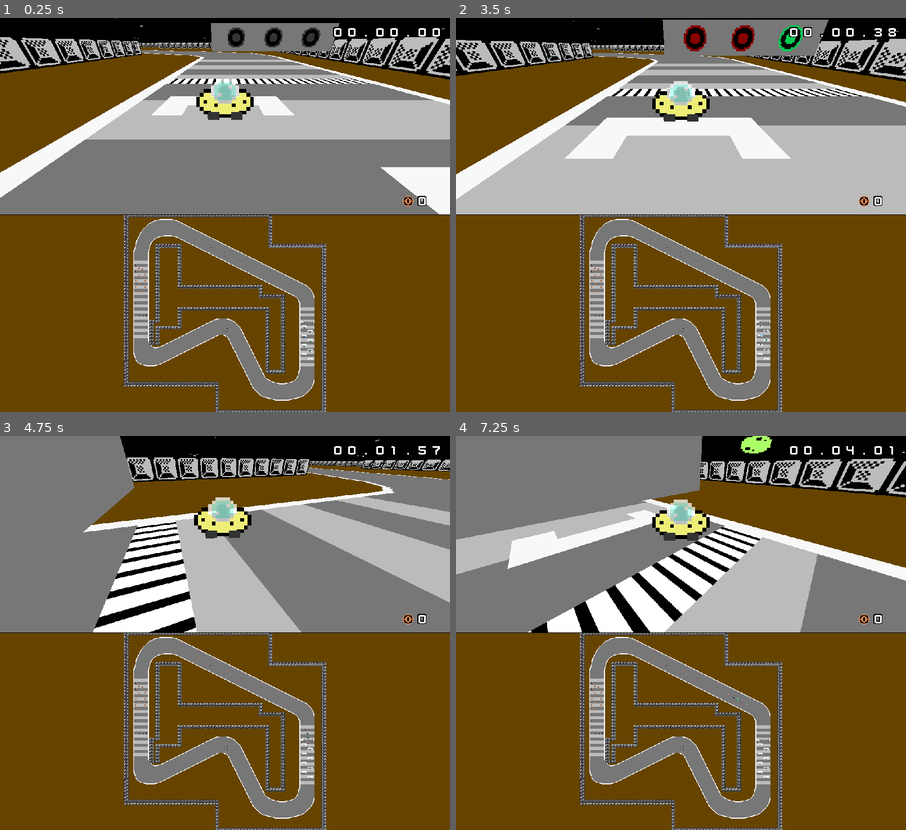
Above: before the commit, frames 1-4 (two rows, left to right).
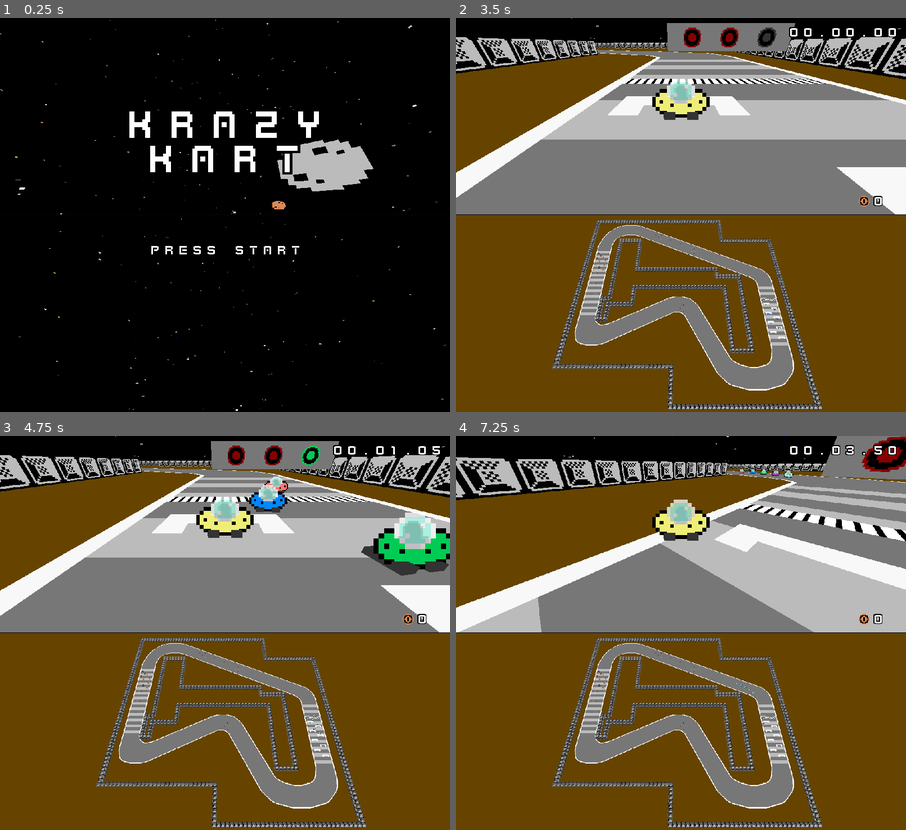
Above: after the commit, the same moments.

Repository: puzzud/MizJam1
Game: Godot game, scene res://Scenes/Game.tscn
Two runs of this game, one before a commit and one after it. Both use one fixed random seed, a clock stepped at 60 frames per second and the inputs below.
Inputs:
- Up to frame 1 (0.25 s): no input
- Up to frame 2 (3.5 s): tap Enter (ui_accept) at 0.5, 1.52, 1.55, 1.82, 2, 3.02, 3.05, 3.32 s; hold D (game_turn_right) 0.53-1.28 s; hold Enter (ui_accept) 0.53-1.28 s; hold S (game_brake) 1.28-2.03 s; tap P at 1.35, 2.85 s; hold D (game_turn_right) 2.03-2.78 s; hold Enter (ui_accept) 2.03-2.78 s; hold Space (game_accelerate) from 2.78 s (still down)
- Up to frame 3 (4.75 s): release Space (game_accelerate) at 3.53 s; hold Enter (ui_accept) 3.53-4.28 s; hold A (game_turn_left) from 3.53 s (still down); tap P at 4.35 s; tap Enter (ui_accept) at 4.52, 4.55 s
- Up to frame 4 (7.25 s): tap Enter (ui_accept) at 4.82, 6.02, 6.05, 6.32 s; release A (game_turn_left) at 5.03 s; hold S (game_brake) 5.03-5.78 s; hold Enter (ui_accept) 5.03-5.78 s; hold D (game_turn_right) 5.78-6.53 s; tap P at 5.85 s; hold Space (game_accelerate) from 6.53 s (still down); hold Enter (ui_accept) from 6.53 s (still down)

The runs differ from the first frame. In frame 1, 92% of the frame differs, in the area x 0-100%, y 0-100%; in frame 2, 44%; in frame 3, 45%; in frame 4, 53%.

Commit message:
Added title screen.

Diff:
--- a/Project/Scenes/Game.tscn
+++ b/Project/Scenes/Game.tscn
@@ -110,6 +110,9 @@
 [node name="Listener" type="Listener" parent="Viewports/ViewportContainerTop/ViewportTop/Camera"]
 current = true
 
+[node name="TitleCamera" type="Camera" parent="Viewports/ViewportContainerTop/ViewportTop"]
+transform = Transform( -0.707107, -0.40558, -0.579228, 0, 0.819152, -0.573577, 0.707107, -0.40558, -0.579228, 0, 60.7392, 0 )
+
 [node name="ViewportContainerBottom" type="ViewportContainer" parent="Viewports"]
 margin_top = 448.0
 margin_right = 1024.0
@@ -124,12 +127,15 @@
 
 [node name="TopCamera" type="Camera" parent="Viewports/ViewportContainerBottom/ViewportBottom"]
 transform = Transform( 1, 0, 0, 0, -4.37114e-08, 1, 0, -1, -4.37114e-08, 0.0543633, 90.6568, 0.00218773 )
-current = true
 
 [node name="BirdsEyeCamera" type="Camera" parent="Viewports/ViewportContainerBottom/ViewportBottom"]
 transform = Transform( 1, 1.00064e-06, -4.97715e-07, 0, 0.445348, 0.895358, 1.11759e-06, -0.895358, 0.445348, 0, 95, 62 )
+current = true
 fov = 56.7
 far = 150.0
+
+[node name="TitleCamera" type="Camera" parent="Viewports/ViewportContainerBottom/ViewportBottom"]
+transform = Transform( 1, 0, 0, 0, 0.810768, -0.585368, 0, 0.585368, 0.810768, 0, 60.7392, 0 )
 
 [node name="Ui" type="Control" parent="."]
 anchor_right = 1.0
@@ -139,21 +145,32 @@
 "_edit_use_anchors_": false
 }
 
-[node name="RaceResultMessage" type="Label" parent="Ui"]
+[node name="Title" type="Control" parent="Ui"]
+visible = false
+margin_right = 40.0
+margin_bottom = 40.0
+__meta__ = {
+"_edit_lock_": true,
+"_edit_use_anchors_": false
+}
+
+[node name="Title" type="Label" parent="Ui/Title"]
 anchor_left = 0.5
 anchor_top = 0.5
 anchor_right = 0.5
 anchor_bottom = 0.5
-margin_left = -416.0
-margin_top = -416.0
-margin_right = -208.0
-margin_bottom = -372.0
-rect_scale = Vector2( 4, 4 )
-custom_fonts/font = ExtResource( 6 )
-custom_colors/font_color = Color( 1, 1, 1, 1 )
-custom_colors/font_outline_modulate = Color( 0, 0, 0, 1 )
-custom_colors/font_color_shadow = Color( 0, 0, 0, 1 )
-custom_constants/shadow_as_outline = 1
+margin_left = 28.0
+margin_top = 12.0
+margin_right = 182.0
+margin_bottom = 89.0
+rect_scale = Vector2( 6, 6 )
+custom_fonts/font = ExtResource( 6 )
+custom_colors/font_color = Color( 1, 1, 1, 1 )
+custom_colors/font_outline_modulate = Color( 0, 0, 0, 1 )
+custom_colors/font_color_shadow = Color( 0, 0, 0, 1 )
+custom_constants/shadow_as_outline = 1
+text = "Krazy
+Kart"
 align = 1
 valign = 1
 autowrap = true
@@ -163,7 +180,57 @@
 "_edit_use_anchors_": false
 }
 
-[node name="Time" type="Label" parent="Ui"]
+[node name="PressStart" type="Label" parent="Ui/Title"]
+margin_left = 336.0
+margin_top = 512.0
+margin_right = 512.0
+margin_bottom = 528.0
+rect_scale = Vector2( 2, 2 )
+custom_fonts/font = ExtResource( 6 )
+custom_colors/font_color = Color( 1, 1, 1, 1 )
+custom_colors/font_outline_modulate = Color( 0, 0, 0, 1 )
+custom_colors/font_color_shadow = Color( 0, 0, 0, 1 )
+custom_constants/shadow_as_outline = 1
+text = "Press Start"
+align = 2
+uppercase = true
+__meta__ = {
+"_edit_use_anchors_": false
+}
+
+[node name="Race" type="Control" parent="Ui"]
+margin_right = 40.0
+margin_bottom = 40.0
+__meta__ = {
+"_edit_lock_": true,
+"_edit_use_anchors_": false
+}
+
+[node name="RaceResultMessage" type="Label" parent="Ui/Race"]
+anchor_left = 0.5
+anchor_top = 0.5
+anchor_right = 0.5
+anchor_bottom = 0.5
+margin_left = 76.0
+margin_top = 12.0
+margin_right = 284.0
+margin_bottom = 56.0
+rect_scale = Vector2( 4, 4 )
+custom_fonts/font = ExtResource( 6 )
+custom_colors/font_color = Color( 1, 1, 1, 1 )
+custom_colors/font_outline_modulate = Color( 0, 0, 0, 1 )
+custom_colors/font_color_shadow = Color( 0, 0, 0, 1 )
+custom_constants/shadow_as_outline = 1
+align = 1
+valign = 1
+autowrap = true
+uppercase = true
+__meta__ = {
+"_edit_lock_": true,
+"_edit_use_anchors_": false
+}
+
+[node name="Time" type="Label" parent="Ui/Race"]
 margin_left = 752.0
 margin_top = 16.0
 margin_right = 880.0
@@ -182,7 +249,7 @@
 "_edit_use_anchors_": false
 }
 
-[node name="CoinInfo" type="Control" parent="Ui"]
+[node name="CoinInfo" type="Control" parent="Ui/Race"]
 margin_left = 912.0
 margin_top = 400.0
 margin_right = 1008.0
@@ -191,7 +258,7 @@
 "_edit_use_anchors_": false
 }
 
-[node name="Symbol" type="TextureRect" parent="Ui/CoinInfo"]
+[node name="Symbol" type="TextureRect" parent="Ui/Race/CoinInfo"]
 modulate = Color( 0.866667, 0.533333, 0.333333, 1 )
 margin_right = 32.0
 margin_bottom = 32.0
@@ -202,7 +269,7 @@
 "_edit_use_anchors_": false
 }
 
-[node name="Count" type="Label" parent="Ui/CoinInfo"]
+[node name="Count" type="Label" parent="Ui/Race/CoinInfo"]
 margin_left = 32.0
 margin_right = 64.0
 margin_bottom = 16.0
--- a/Project/Scenes/Kart.tscn
+++ b/Project/Scenes/Kart.tscn
@@ -67,9 +67,11 @@
 shape = SubResource( 2 )
 
 [node name="ig1" type="ImmediateGeometry" parent="."]
+transform = Transform( 1, 0, 0, 0, 1, 0, 0, 0, 1, 0, 0.258726, 0 )
 material_override = SubResource( 3 )
 
 [node name="ig2" type="ImmediateGeometry" parent="."]
+transform = Transform( 1, 0, 0, 0, 1, 0, 0, 0, 1, 0, 0.258726, 0 )
 material_override = SubResource( 4 )
 
 [node name="AudioPlayers" type="Spatial" parent="."]
--- a/Project/Scripts/AiController.gd
+++ b/Project/Scripts/AiController.gd
@@ -73,7 +73,8 @@
 	var position := currentWaypoint.global_transform.origin
 	var lookingAtEuler: Vector3 = parent.global_transform.looking_at(position, Vector3.UP).basis.get_euler()
 
-	if false:
+	var debug := false
+	if debug:
 		var ig1: ImmediateGeometry = parent.get_node("ig1")
 		ig1.clear()
 		ig1.begin(Mesh.PRIMITIVE_LINES)
--- a/Project/Scripts/Game.gd
+++ b/Project/Scripts/Game.gd
@@ -19,11 +19,13 @@
 func _ready():
 	randomize()
 
+	Global.game = self
+
 	initializeKartIds()
 	initializeKartLapNumbers()
 	initializeKartFinishTimes()
 
-	startTrafficLight()
+	startTitle()
 
 func _input(event: InputEvent) -> void:
 	if Input.is_key_pressed(KEY_P):
@@ -85,6 +87,28 @@
 func getTrack() -> Track:
 	return $Track as Track
 
+func startTitle() -> void:
+	$Viewports/ViewportContainerTop/ViewportTop/Camera.current = false
+	$Viewports/ViewportContainerTop/ViewportTop/TitleCamera.current = true
+
+	$Viewports/ViewportContainerBottom/ViewportBottom/BirdsEyeCamera.current = false
+	$Viewports/ViewportContainerBottom/ViewportBottom/TitleCamera.current = true
+
+	$Ui/Race.visible = false
+	$Ui/Title.visible = true
+
+func startTransitionFromTitleToRace() -> void:
+	$Viewports/ViewportContainerTop/ViewportTop/Camera.current = true
+	$Viewports/ViewportContainerTop/ViewportTop/TitleCamera.current = false
+
+	$Viewports/ViewportContainerBottom/ViewportBottom/BirdsEyeCamera.current = true
+	$Viewports/ViewportContainerBottom/ViewportBottom/TitleCamera.current = false
+
+	$Ui/Race.visible = true
+	$Ui/Title.visible = false
+
+	startTrafficLight()
+
 func initializeKartIds() -> void:
 	var id = 0
 	for kart in $Karts.get_children():
@@ -163,19 +187,19 @@
 
 	var kartId := getKartIdFromKart(kart)
 	if kartId == winnerKartId:
-		$Ui/RaceResultMessage.text = "Winner!"
+		$Ui/Race/RaceResultMessage.text = "Winner!"
 	else:
-		$Ui/RaceResultMessage.text = "Loser!"
+		$Ui/Race/RaceResultMessage.text = "Loser!"
 
 func updateTimeDisplay(time: float) -> void:
 	var secondPercent := int((time - int(time)) * 100.0)
 	var minutes := int(time / 60.0)
 	var seconds := int(time - (minutes * 60))
 
-	$Ui/Time.text = "%002d.%002d.%002d" % [minutes, seconds, secondPercent]
+	$Ui/Race/Time.text = "%002d.%002d.%002d" % [minutes, seconds, secondPercent]
 
 func updateCoinDisplay(coinCount: int) -> void:
-	$Ui/CoinInfo/Count.text = str(coinCount)
+	$Ui/Race/CoinInfo/Count.text = str(coinCount)
 
 func onTrackItemPickedUp(item: Spatial, kart: Kart) -> void:
 	if item is Coin:
--- /dev/null
+++ b/Project/Scripts/Global.gd
@@ -0,0 +1,22 @@
+extends Node
+
+enum ScreenStates {
+	NONE = -1,
+	TITLE,
+	TITLE_TO_RACE,
+	RACE
+}
+
+var screenState: int = ScreenStates.NONE
+
+var game: Game = null
+
+func _ready():
+	screenState = ScreenStates.TITLE
+
+func _input(event: InputEvent) -> void:
+	match screenState:
+		ScreenStates.TITLE:
+			if event.is_action_pressed("ui_accept"):
+				screenState = ScreenStates.TITLE_TO_RACE
+				game.startTransitionFromTitleToRace()
--- a/Project/project.godot
+++ b/Project/project.godot
@@ -78,6 +78,10 @@
 run/main_scene="res://Scenes/Game.tscn"
 config/icon="res://icon.png"
 
+[autoload]
+
+Global="*res://Scripts/Global.gd"
+
 [display]
 
 window/size/height=896
